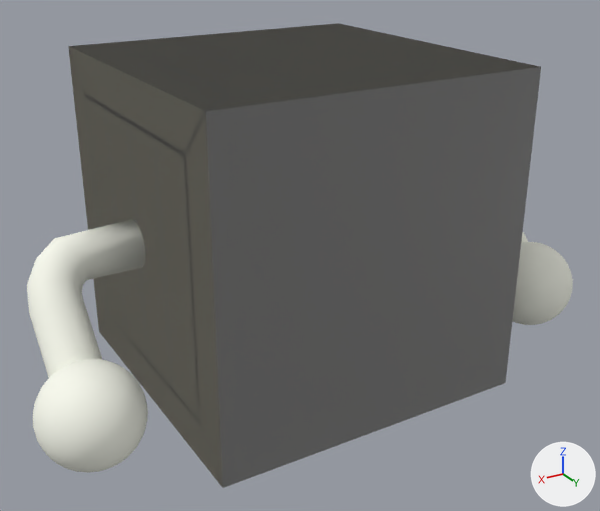
One commit to the glTF model Asset/Models/Terrain/CarryObject/BoxEnemyBox/boxEnemyBox.gltf: the scene before it, then after it.
Rendered twice from a 50 mm camera at (1.73, 2.97, 1.99) aimed at (0.0, 0.08, 0.55). The lights are fixed; the arrows at lower right show +X, +Y and +Z. Where no turn or scale is listed for an object, it has been applied to the vertices. Vertices at the same position are counted once.

Names of what the first picture shows: 'COL', '円柱', '球', '球.001'.
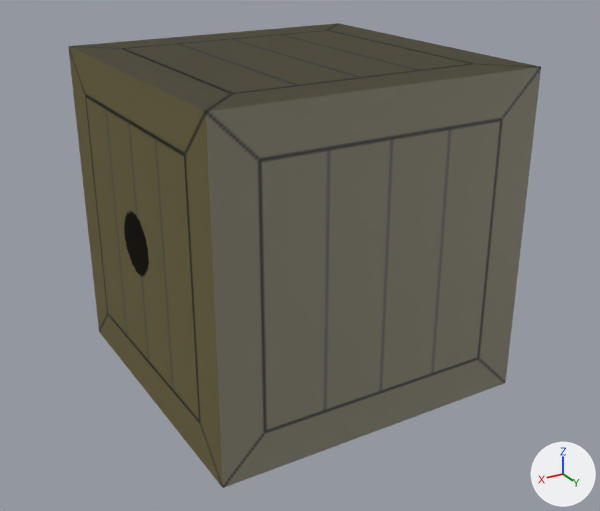
Where the change shows, as pixel boxes (x1, y1, x2, y2) in the pictures (600 x 511 px):
'球.001', deleted: before (33, 359, 148, 473)
'円柱', deleted: before (27, 219, 146, 377)
'球', deleted: before (512, 242, 573, 325)
part 1 of me_立方体_001, recoloured: before (69, 27, 541, 488)
part 2 of me_立方体_001, recoloured (grey to brown): (68, 46, 223, 488) in both
'立方体', unchanged, uncovered by the edit: after (69, 23, 541, 488)

What the commit changed:
Picture 'arm' (img_arm) is new.
Material 'マテリアル.001' (mat_マテリアル_001) is new.
Its texture is img_box.
Material 'マテリアル.003' (mat_マテリアル_003) is new.
Its texture is img_arm.
me_立方体_001 has 8 vertices, 12 faces and spans x -0.7..0.7, y -0.7..0.7, z -0.7..0.7.
me_立方体_001 is used by ob_col; location (0.0, 0.0, 0.7).
me_立方体_001 part 1: 8 faces spanning x -0.7..0.7, y -0.7..0.7, z -0.7..0.7 switch from no material to mat_マテリアル_001 (picture img_box).
me_立方体_001 part 2: 4 faces spanning x -0.7..0.7, y -0.7..0.7, z -0.7..0.7 switch from no material to mat_マテリアル_003 (picture img_arm).
Object '球' (ob_球) is deleted.
Object '円柱' (ob_円柱) is deleted.
Object '球.001' (ob_球_001) is deleted.
